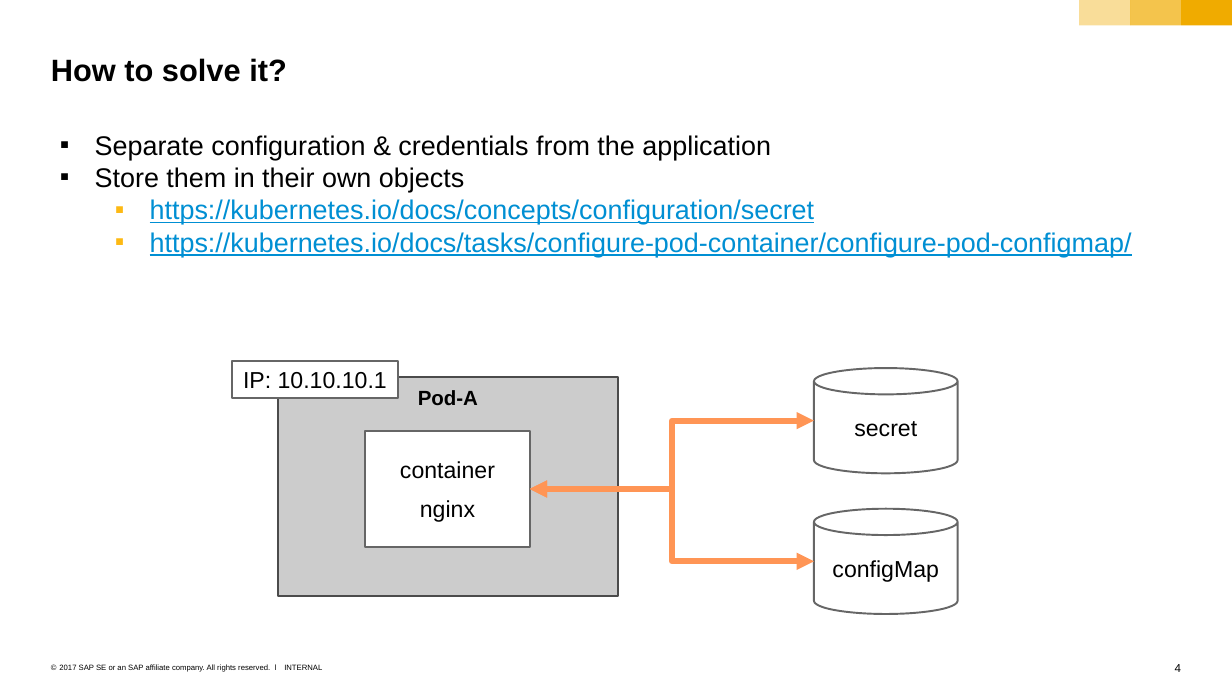
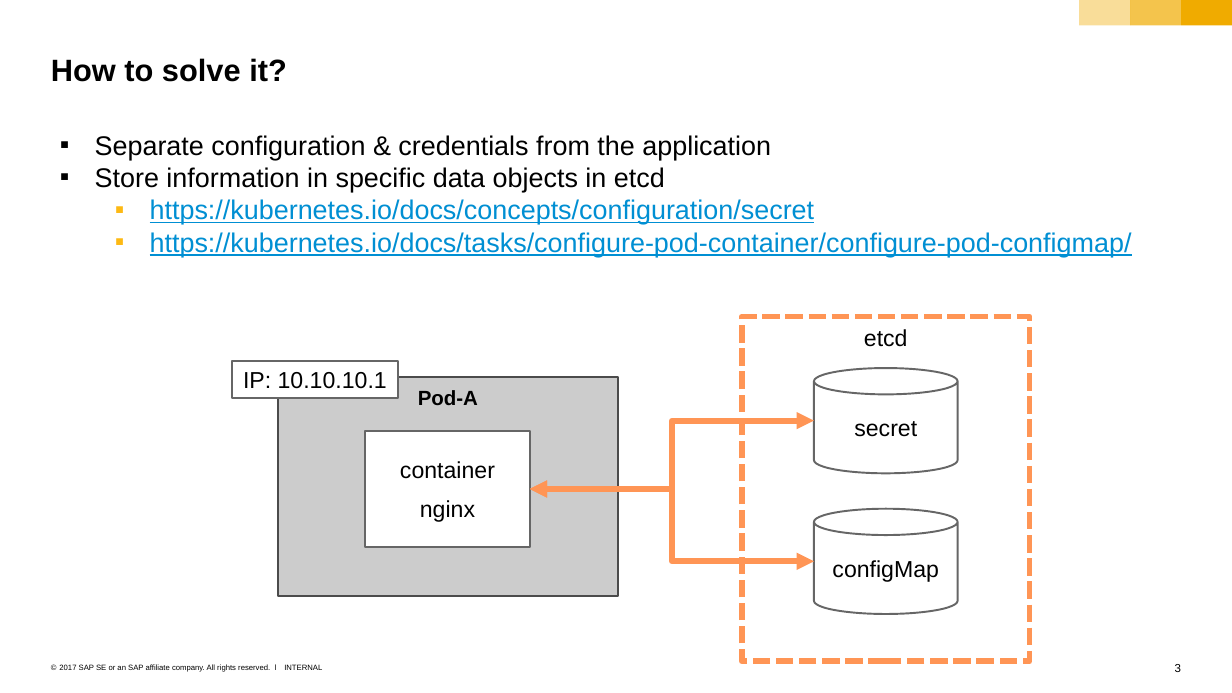
Before and after one commit to cuijiyao01/docker-k8s-training, a slide deck: slide 3 of kubernetes/07_configmap_secrets.pptx (slide 4 before the commit). Drawn at 1232x693 pixels with LibreOffice and Linux fonts; fonts in the diff are those of the drawing. Boxes give left, top, right and bottom in pixels: in the first picture for what was removed or moved away, otherwise in the second. Text is boxed around its words. In the diff, an @@ line names an element or a change of style, - is before the commit and + after.

Commit message:
add string & binary data details

```diff
--- a/kubernetes/07_configmap_secrets.pptx
+++ b/kubernetes/07_configmap_secrets.pptx
@@ text at [95,167,665,192]: text changed @@
-▪ Store them in their own objects
+▪ Store information in specific data objects in etcd
@@ rectangle added at [742,317,1029,661], outline #FF9555 4.5 pt dashed, 18 pt, text #000000 @@
+etcd
@@ page number at [1175,664,1181,672]: text changed @@
-4
+3
```
Also in this commit, not shown: 3 other slides changed, 3 slides added, 1 slide removed.
